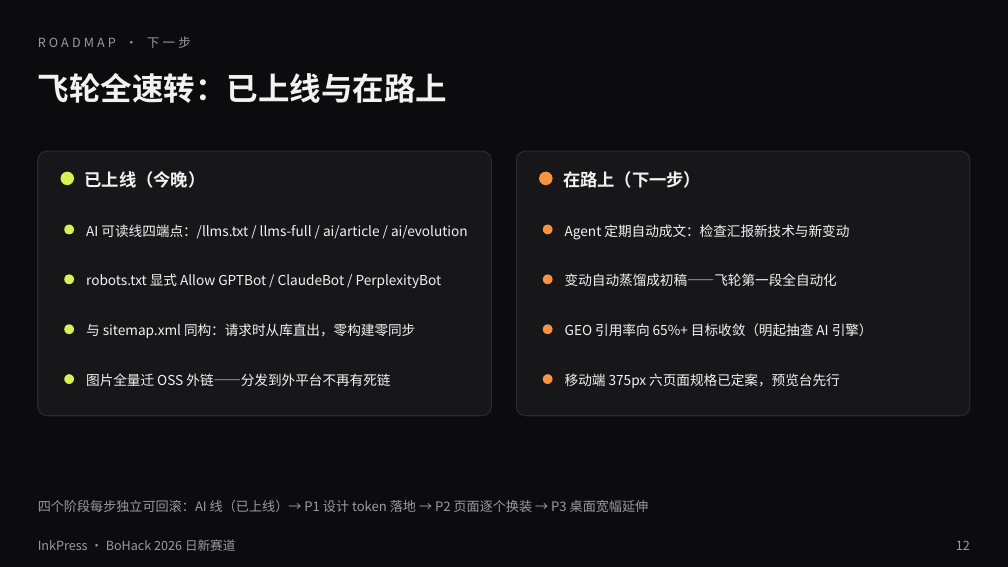
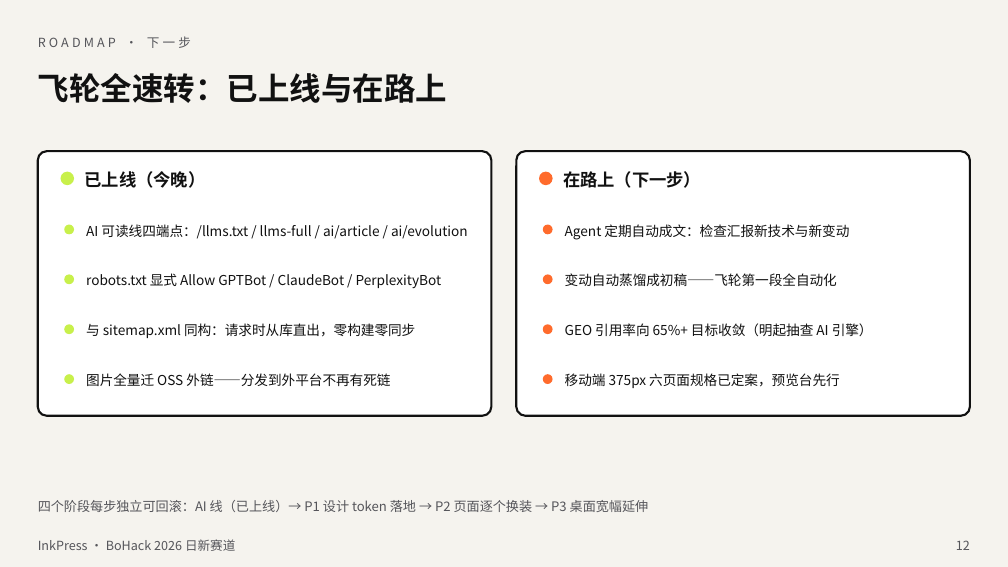
Before and after one commit to lggyx/inkpress2agent, a slide deck: slide 12 of docs/InkPress-BoHack2026-路演.pptx. Drawn at 1008x567 pixels with LibreOffice and Linux fonts; fonts in the diff are those of the drawing. Boxes give left, top, right and bottom in pixels: in the first picture for what was removed or moved away, otherwise in the second. Text is boxed around its words. In the diff, an @@ line names an element or a change of style, - is before the commit and + after.

```diff
--- a/docs/InkPress-BoHack2026-路演.pptx
+++ b/docs/InkPress-BoHack2026-路演.pptx
@@ background #0C0C0E to #F5F3EE @@
@@ rounded rectangle at [38, 151, 492, 416]: fill #17171A to #FFFFFF; outline #2A2A30 1 pt to #111111 2 pt @@
@@ rounded rectangle at [516, 151, 970, 416]: fill #17171A to #FFFFFF; outline #2A2A30 1 pt to #111111 2 pt @@
@@ fill #D9F24F to #C8F04B in 5 elements at [60, 172, 74, 185], [64, 225, 74, 234], [64, 274, 74, 284], [64, 324, 74, 334], [64, 374, 74, 384] @@
@@ fill #FB923C to #FF6B2C in 5 elements at [539, 172, 553, 185], [543, 225, 553, 234], [543, 274, 553, 284], [543, 324, 553, 334], [543, 374, 553, 384] @@
@@ text colour #F2F2EE to #111111 in 11 elements at [38, 73, 447, 103], [85, 171, 206, 188], [86, 224, 468, 239], [86, 273, 442, 288], [86, 323, 415, 338], [86, 373, 390, 386], [563, 171, 701, 188], [565, 224, 849, 240], [565, 273, 837, 286], [565, 323, 873, 336], [565, 373, 840, 388] @@
@@ text colour #9A9AA3 to #55555A in 4 elements at [38, 36, 191, 48], [38, 500, 649, 512], [38, 539, 235, 551], [956, 540, 970, 550] @@
```
Also in this commit, not shown: 11 other slides changed, 10 other files.
